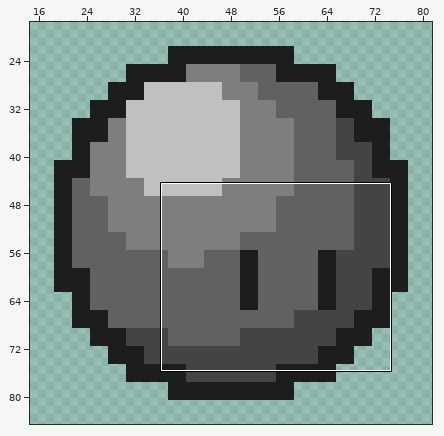
Edited in one commit: animated GIF sprite (images/Rock.gif). Above: a wide view before the commit, with the close-up outlined.
Close-up. First the earlier version:
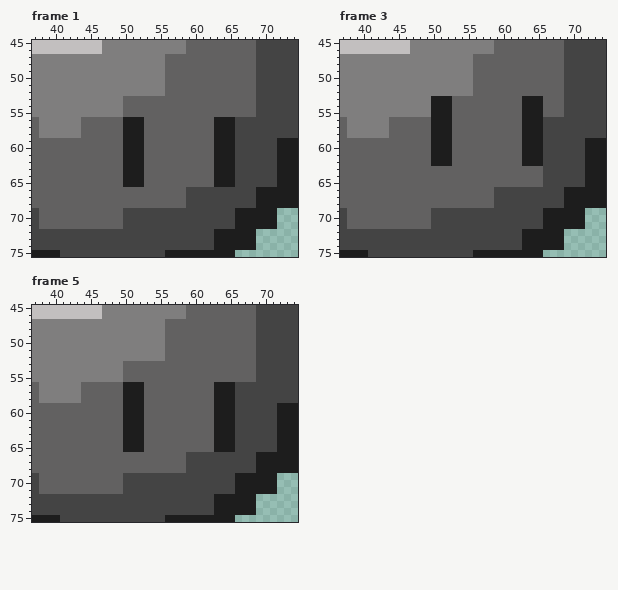
The file is 100x100 pixels, 5 frames. Shown: frame 1: x 37..74, y 45..75; frame 3: x 37..74, y 45..75; frame 5: x 37..74, y 45..75. The wide view leaves out empty margins. The commit also changed other frames or places, which this record leaves out.
After:
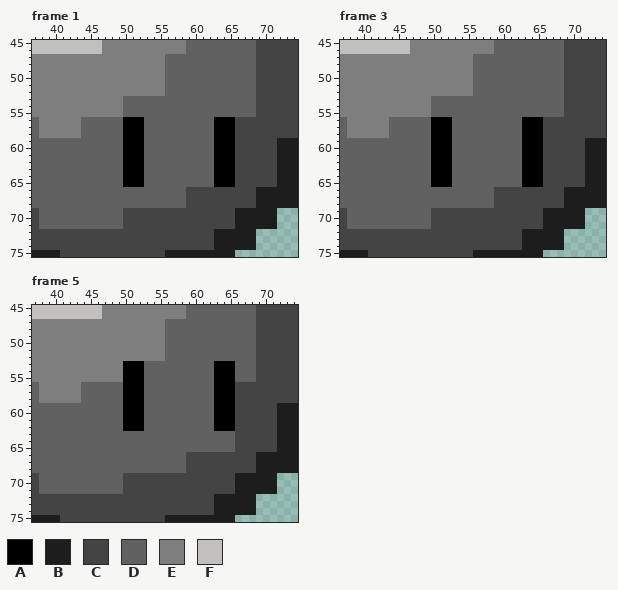
Palette (. is transparent): A #000000  B #1d1d1d  C #444444  D #626161  E #7f7e7e  F #c2bfbf
Commit message: Updated rock, added shitty water
Changes in this commit:
Changed rows in their new state; - is an unchanged pixel.
Frame 1:
first column x 50:
56 AAA----------AAA
57 AAA----------AAA
58 AAA----------AAA
59 AAA----------AAA
60 AAA----------AAA
61 AAA----------AAA
62 AAA----------AAA
63 AAA----------AAA
64 AAA----------AAA
65 AAA----------AAA
Frame 3:
first column x 50:
53 DDD----------DDD
54 DDD----------DDD
55 DDD----------DDD
56 AAA----------AAA
57 AAA----------AAA
58 AAA----------AAA
59 AAA----------AAA
60 AAA----------AAA
61 AAA----------AAA
62 AAA----------AAA
63 AAA----------AAA
64 AAA----------AAA
65 AAA----------AAA
Frame 5:
first column x 50:
53 AAA----------AAA
54 AAA----------AAA
55 AAA----------AAA
56 AAA----------AAA
57 AAA----------AAA
58 AAA----------AAA
59 AAA----------AAA
60 AAA----------AAA
61 AAA----------AAA
62 AAA----------AAA
63 DDD----------DDD
64 DDD----------DDD
65 DDD----------DDD
Changed places in both close-ups, as pixel boxes (x1, y1, x2, y2):
changed: (123, 117, 144, 187)
changed: (214, 117, 235, 187)
changed: (431, 96, 452, 187)
changed: (522, 96, 543, 187)
changed: (123, 361, 144, 452)
changed: (214, 361, 235, 452)
